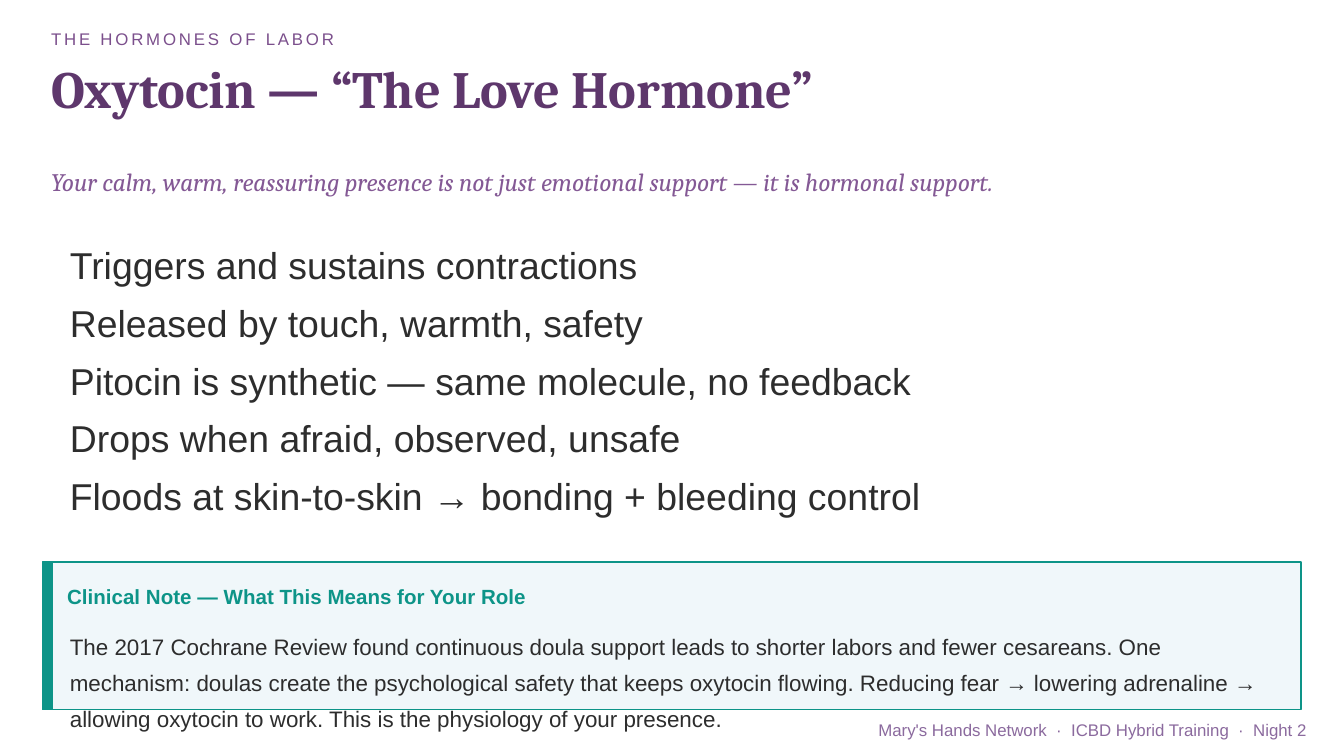
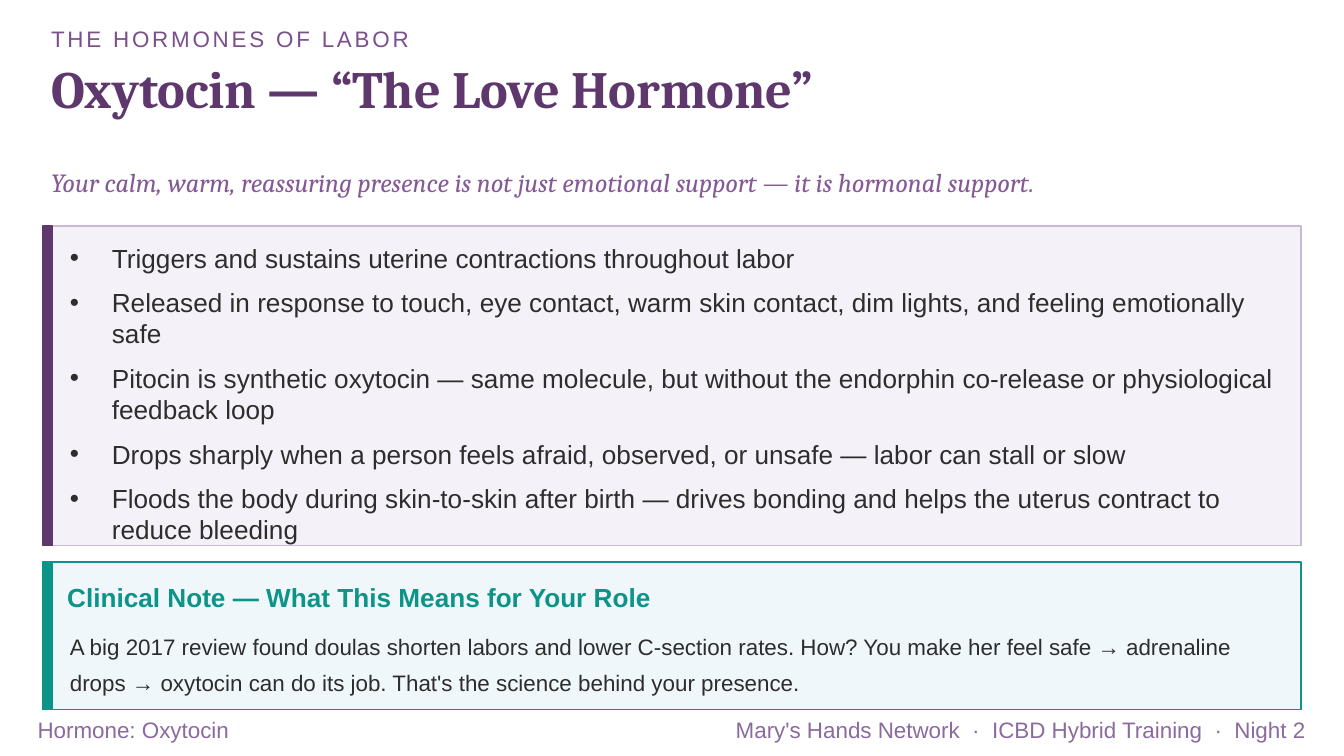
Before and after one commit to maryshandsnetwork-ai/MHNWebsiteTest, a slide deck: slide 21 of assets/training/mhn-icbd-night-2.pptx (slide 15 before the commit). Drawn at 1344x756 pixels with LibreOffice and Linux fonts; fonts in the diff are those of the drawing. Boxes give left, top, right and bottom in pixels: in the first picture for what was removed or moved away, otherwise in the second. Text is boxed around its words. In the diff, an @@ line names an element or a change of style, - is before the commit and + after.

```diff
--- a/assets/training/mhn-icbd-night-2.pptx
+++ b/assets/training/mhn-icbd-night-2.pptx
@@ text "THE HORMONES OF LABOR" at bbox=[51, 31, 409, 47]: size 9 to 12 pt @@
@@ text "Your calm, warm, reassuring presence ..." at bbox=[51, 174, 1034, 198]: size 13.5 to 14 pt @@
@@ rectangle added at bbox=[43, 226, 1301, 546], fill #F5F1F8, outline #C9B8D8 1 pt @@
@@ rectangle added at bbox=[43, 226, 52, 546], fill #5E376C, outline #5E376C 1 pt @@
@@ text at bbox=[112, 249, 1272, 545]: text changed; size 20 to 14 pt @@
-Triggers and sustains contractions
-Released by touch, warmth, safety
-Pitocin is synthetic — same molecule, no feedback
-Drops when afraid, observed, unsafe
-Floods at skin-to-skin → bonding + bleeding control
+• Triggers and sustains uterine contractions throughout labor
+• Released in response to touch, eye contact, warm skin contact, dim lights, and feeling emotionally safe
+• Pitocin is synthetic oxytocin — same molecule, but without the endorphin co-release or physiological feedback loop
+• Drops sharply when a person feels afraid, observed, or unsafe — labor can stall or slow
+• Floods the body during skin-to-skin after birth — drives bonding and helps the uterus contract to reduce bleeding
@@ text "Clinical Note — What This ..." at bbox=[67, 588, 651, 608]: size 11 to 14 pt @@
@@ text at bbox=[70, 638, 1230, 696]: text changed @@
-The 2017 Cochrane Review found continuous doula support leads to shorter labors and fewer cesareans. One mechanism: doulas create the psychological safety that keeps oxytocin flowing. Reducing fear → lowering adrenaline → allowing oxytocin to work. This is the physiology of your presence.
+A big 2017 review found doulas shorten labors and lower C-section rates. How? You make her feel safe → adrenaline drops → oxytocin can do its job. That's the science behind your presence.
@@ text "Mary's Hands Network · ICBD ..." at bbox=[736, 722, 1305, 743]: size 9 to 12 pt @@
@@ text added at bbox=[38, 722, 229, 743], 12 pt, text #8B6A9E @@
+Hormone: Oxytocin
```
Also in this commit, not shown: 53 other slides changed, 21 slides added, 1 other file.
